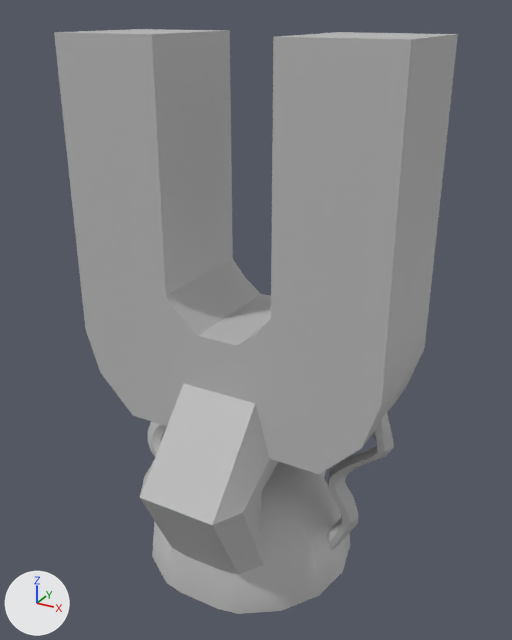
What one commit did to the FBX model Assets/Models/Hazards/Hazard_Magnet.fbx.
Both versions are drawn from a 50 mm camera at (4.69, -4.04, 5.43) aimed at (1.64, 1.52, 2.65). The lights are fixed; the arrows at lower left show +X, +Y and +Z. Where no turn or scale is listed for an object, it has been applied to the vertices.

The first picture shows 'Base'.
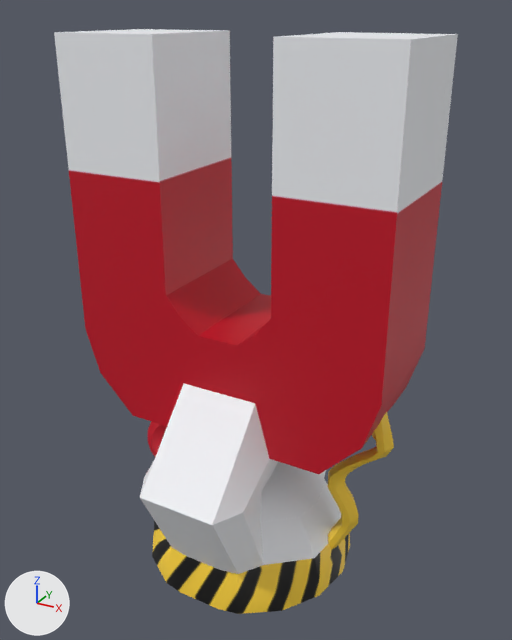
What the commit changed:
Picture 'MagnetTexture.png' (img_magnettexture_png) is new.
In material 'Magnet_Base_MAT' (mat_magnet_base_mat), base_color is no longer (0.5, 0.5, 0.5), grey #bcbcbc.
In material 'Magnet_Base_MAT' (mat_magnet_base_mat), texture is now set to img_magnettexture_png, with its transparency.
In material 'Magnet_Wire_MAT' (mat_magnet_wire_mat), base_color is no longer (0.5, 0.5, 0.5), grey #bcbcbc.
In material 'Magnet_Wire_MAT' (mat_magnet_wire_mat), texture is now set to img_magnettexture_png, with its transparency.

Changed parts and their boxes [x1, y1, x2, y2] in the pictures (512 x 640 px):
'Base', surface changed: [54, 29, 458, 614] in both
